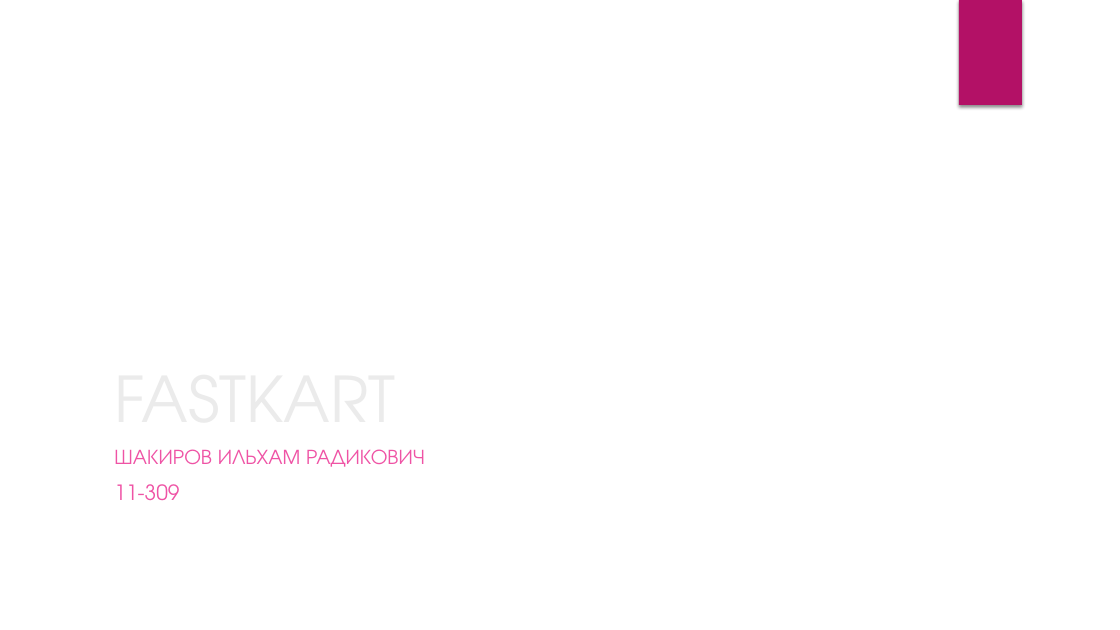
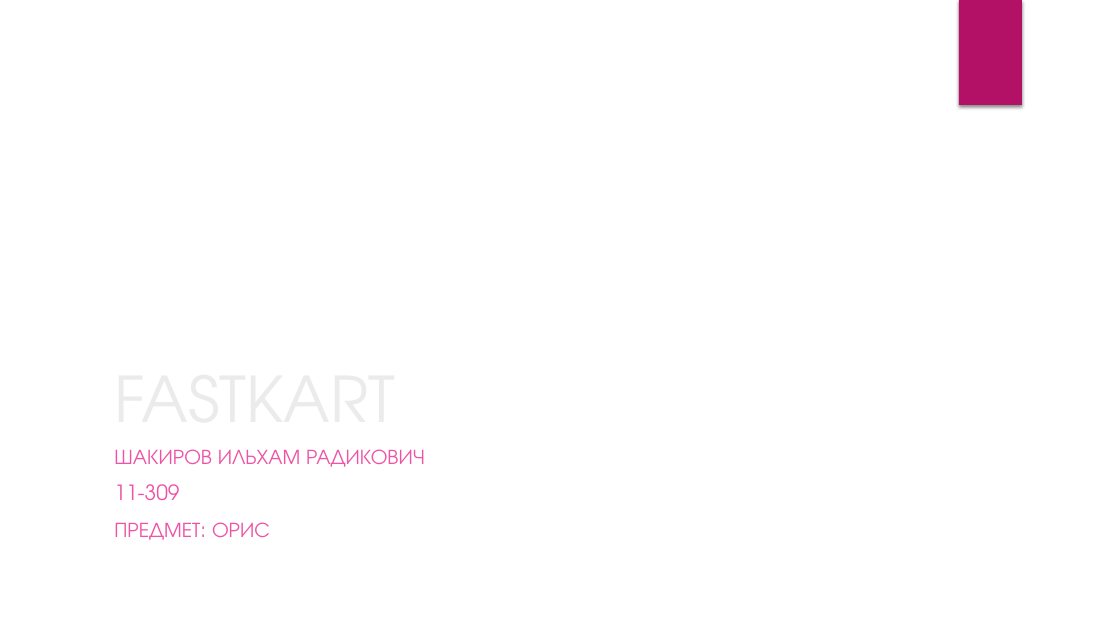
Before and after one commit to huml1k/Semsetr_ORIS_BE, a slide deck: slide 1 of FASTKART.pptx. Drawn at 1120x630 pixels with LibreOffice and Linux fonts; fonts in the diff are those of the drawing; background and template pictures are left out. Boxes give left, top, right and bottom in pixels: in the first picture for what was removed or moved away, otherwise in the second. Text is boxed around its words. In the diff, an @@ line names an element or a change of style, - is before the commit and + after.

```diff
--- a/FASTKART.pptx
+++ b/FASTKART.pptx
@@ subtitle at (114,522,270,540): paragraph added @@
+ПРЕДМЕТ: ОРИС
```
Also in this commit, not shown: 2 other slides changed, 2 slides added.
